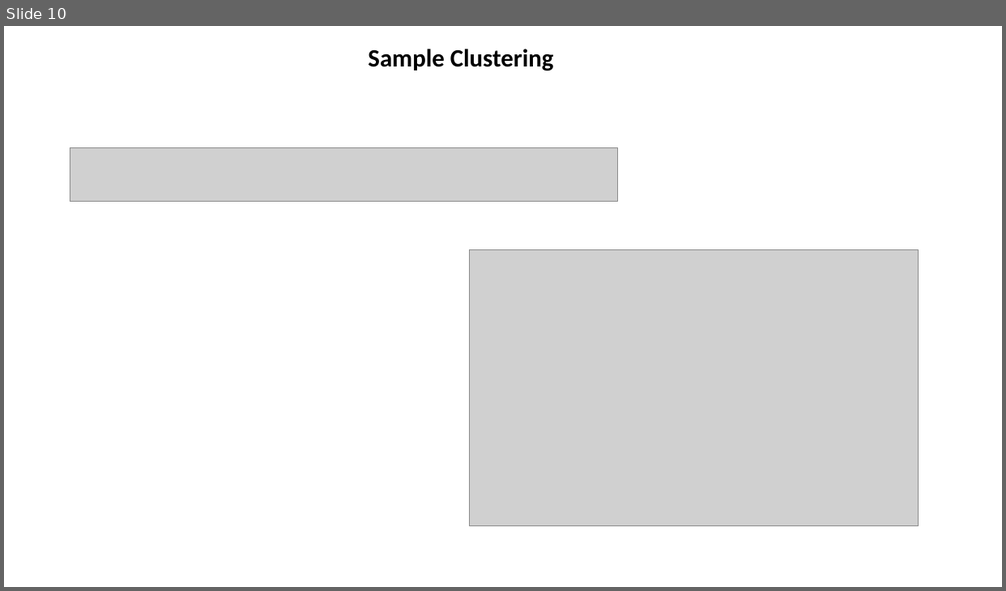
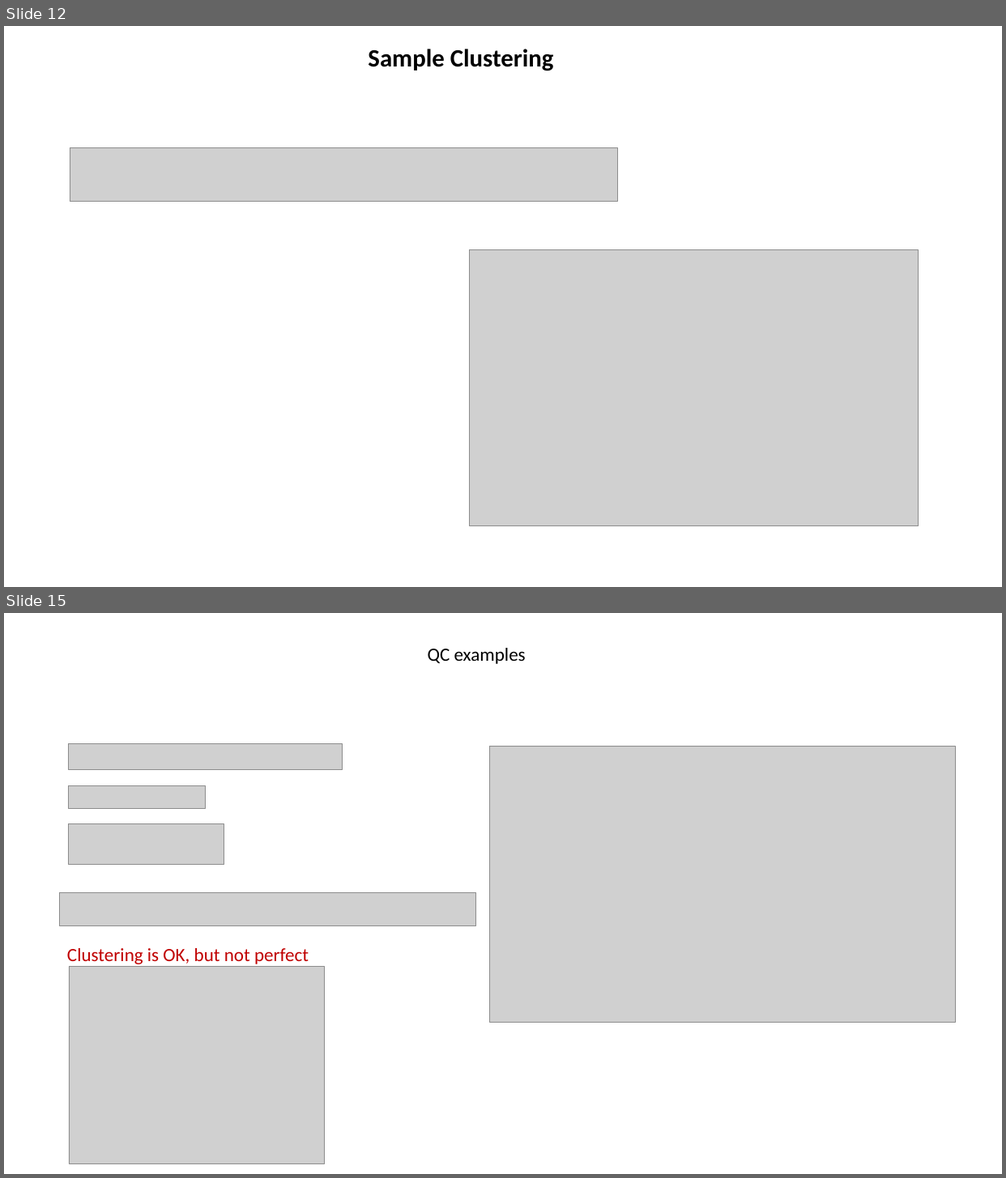
Before and after one commit to jraab/GNET749_RNAseq, a slide deck: lectures/2023_GNET749_Lecture5_QC_Viz.pptx. Shown one above the other, each under a label of ours: slide 10 before the commit, slides 12 and 15 after it; the slides between them are not shown. The pictures are 1006x591 and 1006x1178 pixels, drawn with LibreOffice and Linux fonts; fonts in the diff are those of the drawing; grey boxes stand for pictures. Boxes give left, top, right and bottom in pixels: in the first picture for what was removed or moved away, otherwise in the second. Text is boxed around its words. In the diff, an @@ line names an element or a change of style, - is before the commit and + after.

```diff
--- a/lectures/2023_GNET749_Lecture5_QC_Viz.pptx
+++ b/lectures/2023_GNET749_Lecture5_QC_Viz.pptx
@@ slide 15 added at <box>4,613,1002,1174</box>, background #FFFFFF @@
@@ text added at <box>428,648,526,664</box>, 18 pt, text #000000 @@
+QC examples
@@ picture added at <box>69,744,343,770</box> @@
@@ picture added at <box>489,746,955,1022</box> @@
@@ picture added at <box>68,786,206,809</box> @@
@@ picture added at <box>69,824,224,865</box> @@
@@ picture added at <box>60,893,476,926</box> @@
@@ text added at <box>67,948,309,965</box>, 18 pt, text #C00000 @@
+Clustering is OK, but not perfect
@@ picture added at <box>69,967,325,1164</box> @@
@@ what was slide 10 is now slide 12 @@
```
Also in this commit, not shown: 5 slides changed, 7 other slides added, 3 other files.
